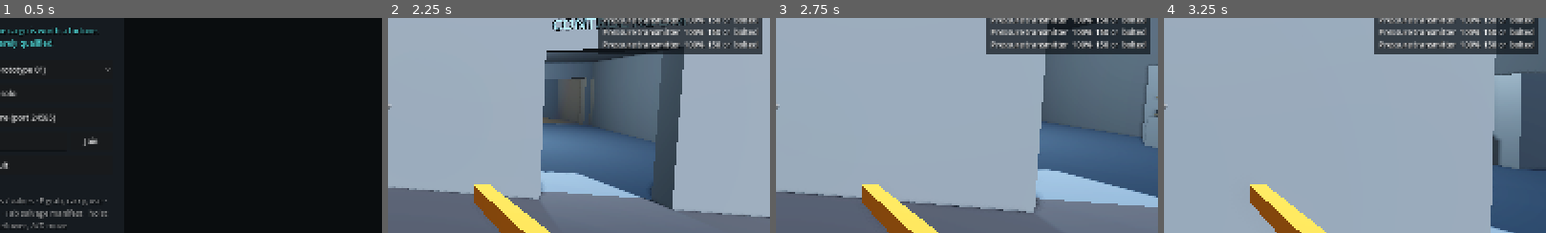
Above: before the commit, frames 1-4 (left to right).
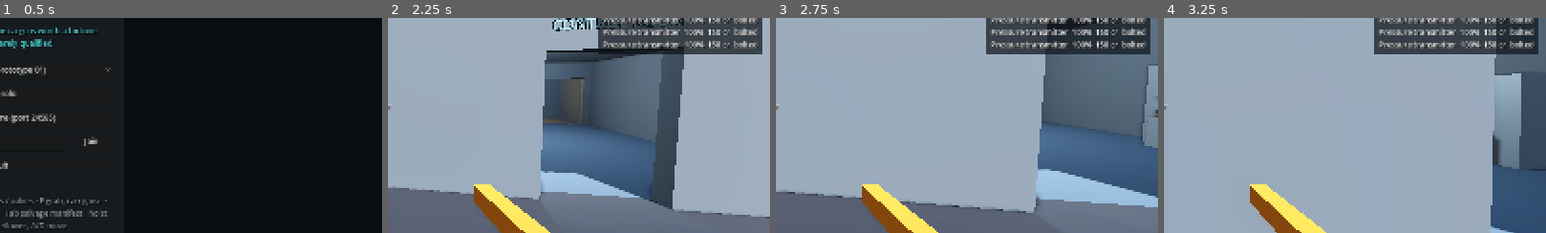
Above: after the commit, the same moments.

Repository: Elexia12/elegamedev
Game: Godot game, scene res://scenes/main.tscn
Same seed, same stepped clock (60 frames per second), same inputs: the game is played once before the commit and once after it.
Inputs (mouse positions are % of the whole screen's width and height, from its top left):
- Up to frame 1 (0.5 s): no input
- Up to frame 2 (2.25 s): click "Play solo" at 0.5 s; tap Enter at 1.25 s; move the mouse to (55, 50) at 1.27 s; hold E (interact) 1.28-2.03 s; hold W (move_forward) from 1.28 s (still down); tap Space (jump) at 1.52 s; move the mouse to (45, 50) at 2.02 s; tap Tab (manifest) at 2.1 s
- Up to frame 3 (2.75 s): keep holding W (move_forward); tap Space (jump) at 2.27 s
- Up to frame 4 (3.25 s): keep holding W (move_forward); move the mouse to (52, 48) at 2.77 s; hold R (remove) from 2.78 s (still down)
The pictures show only the part of the screen within x 50-100%, y 30-80%; the shares and areas given below are measured in that part.

Frame 1 is identical in both runs. In frame 2, less than 0.1% of the frame differs, in the area x 51-54%, y 28-43%; in frame 3, less than 0.1%; in frame 4, nothing differs.

Commit message:
[+] Blackwater second chance: corridor hoist recovers a fallen motor
If the corridor collapsed under the motor (no jack), the motor ended up
in the void under it, out of the main hoist's reach and too heavy to
lift by hand: the jackpot was gone. Now the team can still get it out,
the hard way:

- CorridorHoist: a maintenance hoist on a rail under the corridor
  ceiling, from over the void out into the hall, pendant at the corridor
  mouth. Hook reach 2 m so it covers the whole void; a teammate climbs
  down over the slabs (the void floods first) to hook. The rail stops
  short of the corridor's solid end, so it can't carry the motor over
  the weak deck and skip the jack.
- Trolley: a flat lifting lug mid-deck (over the centre of mass), so a
  hoist can lift a fallen trolley out level. Wheel forces only act
  while a wheel touches something.
- Pusher tether: line-up corrections are wall-checked moves, not
  teleports (a swinging trolley could shove you through a wall). Two
  pushers hold the handle 0.8 m apart (grip_spread), wider than a body,
  so they no longer overlap and jostle.

Blackwater test: 108 checks (corridor hoist recovery onto the trolley).

Co-Authored-By: Claude Opus 5.5 <noreply@anthropic.com>

Diff:
--- a/unstable/scenes/facility/blackwater_station.tscn
+++ b/unstable/scenes/facility/blackwater_station.tscn
@@ -270,7 +270,7 @@
 omni_range = 10
 
 [node name="LampCorridor" type="OmniLight3D" parent="Environment/Lights" groups=["facility_lights"]]
-transform = Transform3D(1, 0, 0, 0, 1, 0, 0, 0, 1, -9.5, 3.1, -4)
+transform = Transform3D(1, 0, 0, 0, 1, 0, 0, 0, 1, -9.5, 3.2, -5.1)
 light_color = Color(1, 0.8, 0.55, 1)
 light_energy = 1.2
 shadow_enabled = true
@@ -774,6 +774,15 @@
 text = "SERVICE TUNNEL"
 script = ExtResource("10_proxim")
 show_within = 14
+
+[node name="SignCorridorHoist" type="Label3D" parent="Geometry"]
+transform = Transform3D(1, 0, 0, 0, 1, 0, 0, 0, 1, -1, 2.3, -8)
+modulate = Color(1, 0.85, 0.3, 1)
+font_size = 32
+outline_size = 12
+text = "CORRIDOR HOIST"
+script = ExtResource("10_proxim")
+show_within = 8
 
 [node name="Water" type="Node3D" parent="."]
 editor_description = "One flood zone for the whole station, measured from the pit floor (y = -3). The pit fills first (including the void under the damaged corridor); past 3 m it spreads over every floor.
@@ -916,6 +925,32 @@
 [node name="DamagedCorridor" parent="." instance=ExtResource("18_damage")]
 transform = Transform3D(1, 0, 0, 0, 1, 0, 0, 0, 1, -8, 0, -4)
 editor_description = "D: the shortcut from the hall to the control room. Its cracked deck spans the void over the pit; the JackPoint is down there (reach it through the pit)."
+
+[node name="CorridorHoist" parent="." instance=ExtResource("15_overhe")]
+transform = Transform3D(1, 0, 0, 0, 1, 0, 0, 0, 1, -4, 3, -3.6)
+editor_description = "THE SECOND CHANCE (OverheadHoist). A maintenance hoist on a rail under the corridor ceiling, from over the corridor's middle (x = -7 local) out into the pump hall (x = +7). If the corridor collapses with the motor, it is still down in the void: hook it there, lift it out into the hall, lower it onto the trolley, and take the service tunnel.
+The rail stops short of the corridor's solid west end, so it can't carry the motor across the weak deck."
+display_name = "Corridor hoist"
+rail_length = 14.0
+max_length = 5.5
+hook_reach = 2.0
+start_x = 5
+start_length = 0.8
+
+[node name="Rail" parent="CorridorHoist"]
+transform = Transform3D(1.0746, 0, 0, 0, 1, 0, 0, 0, 1, 0, 0, 0)
+
+[node name="Flange" parent="CorridorHoist"]
+transform = Transform3D(1.0746, 0, 0, 0, 1, 0, 0, 0, 1, 0, -0.17, 0)
+
+[node name="EndStopA" parent="CorridorHoist"]
+transform = Transform3D(1, 0, 0, 0, 1, 0, 0, 0, 1, -7.2, -0.1, 0)
+
+[node name="EndStopB" parent="CorridorHoist"]
+transform = Transform3D(1, 0, 0, 0, 1, 0, 0, 0, 1, 7.2, -0.1, 0)
+
+[node name="Pendant" parent="CorridorHoist"]
+transform = Transform3D(0, 0, 1, 0, 1, 0, -1, 0, 0, 3, -3, -4.4)
 
 [node name="Pit" type="Node3D" parent="."]
 editor_description = "E: lower maintenance pit (floor y = -3). One ramp down from the hall; the pump motor on its base under the hoist rail; a doorway east into the service tunnel. Water inlet + InletValve, four bonus sensors, the jack point under the corridor. It floods first."
@@ -1062,6 +1097,7 @@
 [connection signal="departed" from="Bay/Truck" to="." method="_on_departed"]
 
 [editable path="PumpHall/OverheadHoist"]
+[editable path="CorridorHoist"]
 [editable path="Bay/Truck"]
 [editable path="DamagedCorridor"]
 [editable path="HUD"]
--- a/unstable/scenes/props/trolley.tscn
+++ b/unstable/scenes/props/trolley.tscn
@@ -1,7 +1,8 @@
-[gd_scene load_steps=19 format=3]
+[gd_scene load_steps=20 format=3]
 
 [ext_resource type="Script" path="res://scripts/facility/trolley.gd" id="1_trolle"]
 [ext_resource type="PackedScene" path="res://scenes/components/interact_point.tscn" id="2_intera"]
+[ext_resource type="PackedScene" path="res://scenes/components/lifting_eye.tscn" id="3_liftin"]
 
 [sub_resource type="PhysicsMaterial" id="Phys_trolley"]
 friction = 0
@@ -209,6 +210,13 @@
 transform = Transform3D(1, 0, 0, 0, 1, 0, 0, 0, 1, 0, 0.7, 0)
 shape = SubResource("Shape_cargo")
 
+[node name="LiftingEye" parent="." instance=ExtResource("3_liftin")]
+transform = Transform3D(1, 0, 0, 0, 1, 0, 0, 0, 1, 0, 0.12, 0)
+editor_description = "Lifting lug in the middle of the deck (over the centre of mass, so it hangs level): a hoist can pick the trolley up, e.g. out of the pit after the corridor collapses. It lies flat, under any cargo."
+
+[node name="Marker" parent="LiftingEye"]
+transform = Transform3D(1, 0, 0, 0, 1, 0, 0, 0, 1, 0, 0, 0)
+
 [node name="Label" type="Label3D" parent="."]
 transform = Transform3D(1, 0, 0, 0, 1, 0, 0, 0, 1, 0, 1.2, 0)
 billboard = 1
@@ -216,3 +224,5 @@
 font_size = 32
 outline_size = 10
 text = "TROLLEY"
+
+[editable path="LiftingEye"]
--- a/unstable/scripts/facility/trolley.gd
+++ b/unstable/scripts/facility/trolley.gd
@@ -31,6 +31,9 @@
 @export var handle_reach := 0.8
 @export var release_distance := 1.6
 @export var max_pushers := 2
+## With two pushers, how far either side of the handle's middle each one
+## holds it (m). Bodies are 0.7 m wide, so the grips are 0.8 m apart.
+@export var grip_spread := 0.4
 @export_group("Wheels")
 ## Sideways grip of the fixed axle (1/s) and the skid limit (× load on it).
 @export var axle_grip := 20.0
@@ -109,7 +112,7 @@
 ## The point on the handle this crew member holds (two pushers share it).
 func handle_for(crew: CrewMember) -> Vector3:
 	var i := pushers.find(crew.get_multiplayer_authority())
-	var spread := 0.0 if pushers.size() < 2 else 0.3
+	var spread := 0.0 if pushers.size() < 2 else grip_spread
 	return handle_point.global_position + global_basis.z * (spread if i <= 0 else -spread)
 
 
@@ -301,7 +304,7 @@
 		# Where this trolley's origin should be for the handle to sit in this
 		# pusher's hands, facing their way.
 		var held := Basis(Vector3.UP, yaw)
-		var grip_offset := handle_point.position + Vector3(0, 0, 0.0 if n < 2 else (0.3 if i == 0 else -0.3))
+		var grip_offset := handle_point.position + Vector3(0, 0, 0.0 if n < 2 else (grip_spread if i == 0 else -grip_spread))
 		var want := c.global_position + fwd * handle_reach - held * Vector3(grip_offset.x, 0.0, grip_offset.z)
 		var err := (want - global_position) * Vector3(1, 0, 1)
 		if err.length() > release_distance:
@@ -340,12 +343,25 @@
 	return 1.0 / inv.y if inv.y > 0.0 else mass * (1.8 * 1.8 + 1.1 * 1.1) / 12.0
 
 
+## Is any wheel touching something this step?
+func _on_wheels() -> bool:
+	var state := PhysicsServer3D.body_get_direct_state(get_rid())
+	for i in state.get_contact_count():
+		if str(shape_owner_get_owner(shape_find_owner(state.get_contact_local_shape(i))).name).begins_with("Wheel"):
+			return true
+	return false
+
+
 ## Host: fixed-axle grip, caster drag, rolling resistance.
 ## Their gains use what actually moves with the trolley (its body plus cargo
 ## stuck to it, not cargo sliding loose on top), or they overshoot every
 ## physics step and the wheels jitter instead of gripping. How much grip
 ## there is (the clamp) scales with the whole load.
 func _wheels(total: float) -> void:
+	# Wheels only grip and roll when they're on something (not while it hangs
+	# from a hoist or tumbles).
+	if not _on_wheels():
+		return
 	var weight := total * 9.8
 	var rigid := _rigid_mass()
 	var axle := fixed_axle.global_position
--- a/unstable/scripts/player/crew_member.gd
+++ b/unstable/scripts/player/crew_member.gd
@@ -425,18 +425,26 @@
 	var fwd := (-global_basis.z * Vector3(1, 0, 1)).normalized()
 	var stand: Vector3 = pushed.handle_for(self) - fwd * pushed.handle_reach
 	var off := (global_position - stand) * Vector3(1, 0, 1)
-	# Sideways: you line up behind the handle.
+	# Sideways: you line up behind the handle. These corrections are moves,
+	# not teleports: a trolley swinging next to a wall can't shove you through it.
 	var side := fwd.cross(Vector3.UP)
 	var lateral := off.dot(side)
-	global_position -= side * lateral * 0.5
+	_shift(-side * lateral * 0.5)
 	velocity -= side * velocity.dot(side)
 	# Forward: walking into a trolley that won't go stops you. (If it rolls
 	# ahead, you don't get dragged after it: your hands hold it back.)
 	var ahead := off.dot(fwd)
 	var slack := 0.3
 	if ahead > slack:
-		global_position -= fwd * (ahead - slack)
+		_shift(-fwd * (ahead - slack))
 		velocity -= fwd * maxf(0.0, velocity.dot(fwd))
+
+
+## Nudge the body by `motion` unless a wall is in the way (checked from a
+## little above the floor, so the floor you stand on doesn't count).
+func _shift(motion: Vector3) -> void:
+	if not test_move(global_transform.translated(Vector3.UP * 0.08), motion):
+		global_position += motion
 
 
 ## Owner: movement keys drive the machine. x = A/D, y = W (+1) / S (-1).
--- a/unstable/tests/blackwater_test.gd
+++ b/unstable/tests/blackwater_test.gd
@@ -417,16 +417,83 @@
 			_check(not slab.dormant and slab.global_position.y < -0.6, "its slabs fall into the pit (y=%.1f)" % slab.global_position.y)
 			_check((_n("PumpHall/PumpMotor") as Prop).global_position.y < -1.0, "taking the motor with them")],
 
+		# --- Second chance: the corridor hoist gets the motor back out ------------------
+		[0.2, func() -> void:
+			_place(p, Vector3(0.0, 0.05, -8.4), PI / 2.0, -0.3)],
+		[0.1, func() -> void:
+			_check(p.prompt().contains("take the controls"), "the corridor hoist's controls at the corridor mouth (\"%s\")" % p.prompt())
+			_req("use", "CorridorHoist/Pendant/Point")],
+		[0.1, func() -> void:
+			var h := _n("CorridorHoist") as OverheadHoist
+			_check(h.operator == 1, "[E] takes the corridor hoist")
+			mark_f = (_n("PumpHall/PumpMotor") as Prop).condition
+			# Run over the fallen motor and lower the hook to its lifting eye.
+			tick = func() -> void:
+				var eye := _n("PumpHall/PumpMotor/LiftingEye") as Node3D
+				var d := h.to_local(eye.global_position).x - h.x
+				var down := h.anchor_position().y - eye.global_position.y - 0.2
+				_req("drive", "CorridorHoist", "", Vector3(signf(d) if absf(d) > 0.25 else 0.0, -1.0 if h.length < down else 0.0, 0))],
+		[9.0, func() -> void:
+			tick = Callable()
+			_req("drive", "CorridorHoist", "", Vector3.ZERO)
+			var h := _n("CorridorHoist") as OverheadHoist
+			_check(h.eye_in_reach() != null, "its hook reaches the motor down in the wreck of the corridor")
+			# A teammate climbs down over the fallen slabs and hooks it.
+			m.crew.add_member(97)
+			var helper := m.crew.member(97)
+			_place(helper, (_n("PumpHall/PumpMotor") as Node3D).global_position + Vector3(0, 0.3, 1.0), 0.0, 0.0)
+			h.use(helper, h.hook_point)
+			_check(h.load_path == "PumpHall/PumpMotor", "a teammate in the void hooks it")
+			_place(helper, Vector3(-4.0, -2.95, 2.0), 0.0, 0.0)
+			_req("drive", "CorridorHoist", "", Vector3(0, 1, 0))],
+		[6.0, func() -> void:
+			var motor := _n("PumpHall/PumpMotor") as Prop
+			_check(motor.global_position.y > 0.6, "W lifts it up out of the void (y=%.2f)" % motor.global_position.y)
+			# Test shortcut: the trolley is waiting in the hall under the rail's east end.
+			var trolley := _n("PumpHall/Trolley") as Trolley
+			trolley.linear_velocity = Vector3.ZERO
+			trolley.angular_velocity = Vector3.ZERO
+			trolley.global_transform = Transform3D(Basis(Vector3.UP, PI), Vector3(1.5, 0.45, -3.6))
+			var h := _n("CorridorHoist") as OverheadHoist
+			tick = func() -> void:
+				var d := 5.5 - h.x
+				_req("drive", "CorridorHoist", "", Vector3(signf(d) if absf(d) > 0.25 else 0.0, 0, 0))],
+		[9.0, func() -> void:
+			var h := _n("CorridorHoist") as OverheadHoist
+			_check(absf(h.x - 5.5) < 0.3, "the rail carries it out of the corridor into the hall (x=%.2f)" % h.x)
+			var motor := _n("PumpHall/PumpMotor") as Prop
+			tick = func() -> void:
+				var resting := motor.linear_velocity.length() < 0.2 and h.tension < motor.mass * 9.8 * 0.05 and motor.global_position.y < 1.4
+				_req("drive", "CorridorHoist", "", Vector3.ZERO if resting else Vector3(0, -1, 0))],
+		[6.0, func() -> void:
+			tick = Callable()
+			_req("drive", "CorridorHoist", "", Vector3.ZERO)
+			var h := _n("CorridorHoist") as OverheadHoist
+			var motor := _n("PumpHall/PumpMotor") as Prop
+			var trolley := _n("PumpHall/Trolley") as Trolley
+			_check(motor in trolley.cargo(), "and lowers it onto the trolley: the motor is back in play")
+			_check(motor.condition >= mark_f - 1.0, "careful hoisting costs nothing more (%d%%)" % roundi(motor.condition))
+			var helper := m.crew.member(97)
+			_place(helper, Vector3(0.0, 0.05, -3.6), 0.0, 0.0)
+			h.use(helper, h.hook_point)
+			_check(h.load_path == "", "unhooked")
+			_place(helper, Vector3(-3.0, 0.05, -27.0), 0.0, 0.0)
+			_req("release_controls")],
+
 		# --- The hard way out: the service tunnel ---------------------------------------
 		[0.2, func() -> void:
 			# The corridor is gone. Debris dragged aside into the annex; the loaded
 			# trolley at the foot of the tunnel ramp, pointing north (up the ramp).
+			# (The tunnel floods with the pit as the run goes on: start this check
+			# from the run's starting water level, so it's about the ramp.)
+			(_n("Water/StationFlood") as FloodZone).level = 0.35
 			var i := 0
 			for d in _n("Tunnel").get_children():
 				d.global_position = Vector3(22.4, -2.6, 6.8 - i * 0.8)
 				i += 1
 			var trolley := _n("PumpHall/Trolley") as Trolley
 			var motor := _n("PumpHall/PumpMotor") as Prop
+			trolley.release_cargo(motor)
 			for b: RigidBody3D in [trolley, motor]:
 				b.linear_velocity = Vector3.ZERO
 				b.angular_velocity = Vector3.ZERO
@@ -448,11 +515,11 @@
 			mark_f = (_n("PumpHall/PumpMotor") as Prop).condition
 			m.crew.add_member(99)
 			p2 = m.crew.member(99)
-			_place(p2, p.global_position - p.global_basis.x * 0.6, p.rotation.y, 0.0)
+			_place(p2, p.global_position - p.global_basis.x * 0.8, p.rotation.y, 0.0)
 			trolley.use(p2, null)
 			# The second pusher walks beside the first (remote crew aren't simulated here).
 			tick = func() -> void:
-				p2.global_position = p.global_position - p.global_basis.x * 0.6
+				p2.global_position = p.global_position - p.global_basis.x * 0.8
 				p2.rotation = p.rotation],
 		[14.0, func() -> void:
 			tick = Callable()
Not shown, changed: unstable/ARCHITECTURE.md
Not shown, changed: unstable/CLAUDE.md
Not shown, changed: unstable/PROGRESS.md
Not shown, changed: unstable/README.md
